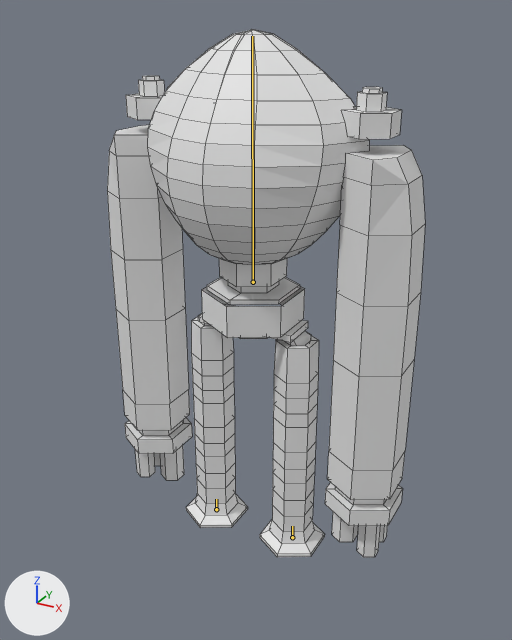
The Blender file Assets/Blender/RockRobot.blend: old version first, new version second.
Rendered twice from a 50 mm lens placed at (3.69, -6.64, 3.21), pointed at (0.04, -0.02, -0.1). Lighting does not change. The marker at lower left points along +X, +Y and +Z. The bones that change are drawn over the model as lines. Mesh edges are drawn as thin lines.

In view in the first picture: 'RockRobot'.
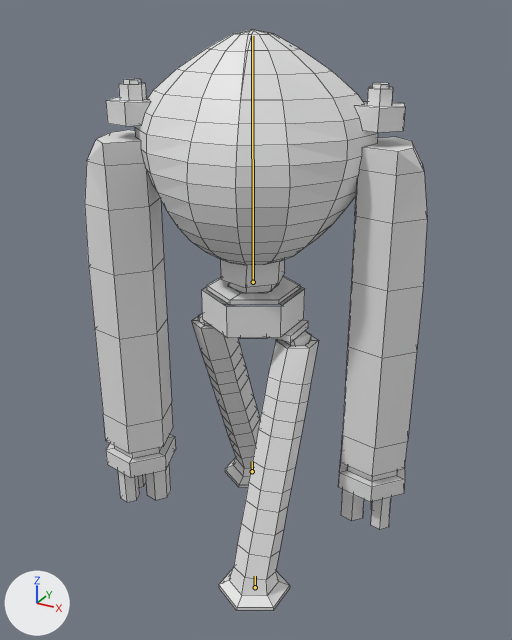
The newer file adds an action. The first version stands in its rest pose; the second is drawn at frame 1 of the action 'Walk'.

What differs and where, as boxes [x1, y1, x2, y2] in the pictures (512 x 640 px):
'RockRobot', posed (8% wider, 10% taller): before [107, 29, 425, 557]; after [85, 29, 427, 611]
bone 'Bottom.L', root to tip: before (292, 537) to (292, 526); after (255, 587) to (255, 576)
bone 'Bottom.R', root to tip: before (216, 509) to (216, 499); after (252, 471) to (252, 461)

Patch to the scene script:
```diff
--- a/Assets/Blender/RockRobot.blend.py
+++ b/Assets/Blender/RockRobot.blend.py
@@ bone_bottom_l @@
 bone_bottom_l = bpy.data.objects['Armature'].pose.bones['Bottom.L']  # child of 'Foot_Controler.L'
-bone_bottom_l.location = (0.0, 0.0, 0.0)
+bone_bottom_l.location = (0.0, 0.0, 1.0)
@@ bone_head @@
 bone_head = bpy.data.objects['Armature'].pose.bones['Head']  # child of 'Torso'
-bone_head.rotation_quaternion = (1.0, 0.0, 0.0, 0.0)  # degrees (0, 0, 0)
+bone_head.rotation_quaternion = (0.986, 0.0, 0.169, 0.0)  # degrees (0, 19, 0)
@@ bone_bottom_r @@
 bone_bottom_r = bpy.data.objects['Armature'].pose.bones['Bottom.R']  # child of 'Foot_Controler.R'
-bone_bottom_r.location = (0.0, 0.0, 0.0)
+bone_bottom_r.location = (0.0, 0.0, -1.0)
```
